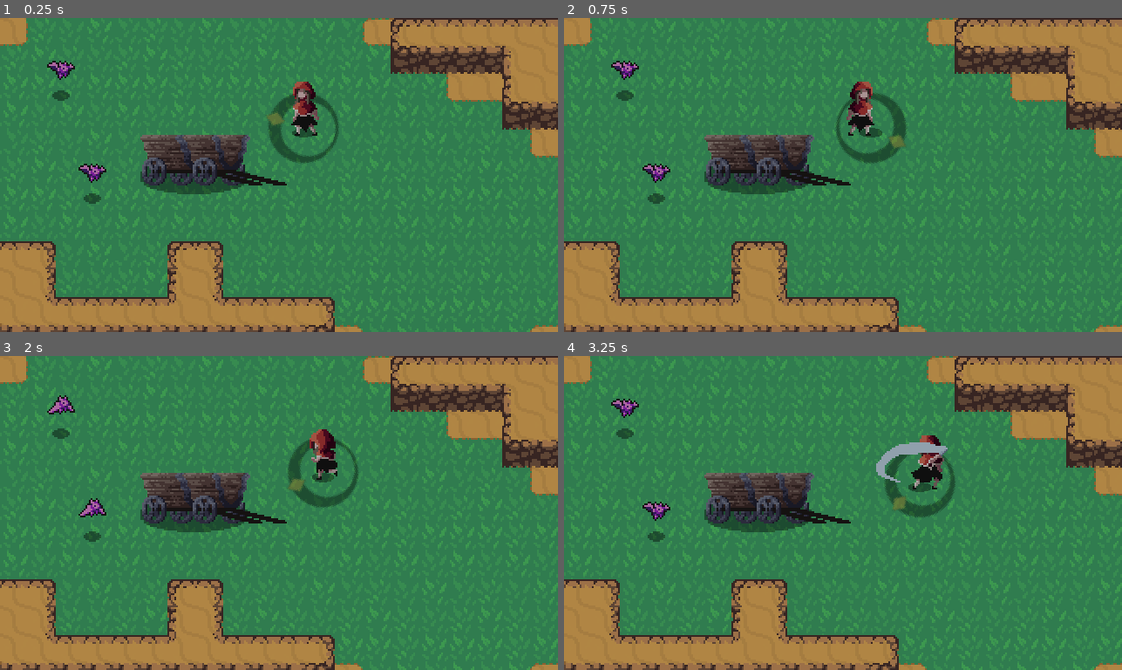
Above: before the commit, frames 1-4 (two rows, left to right).
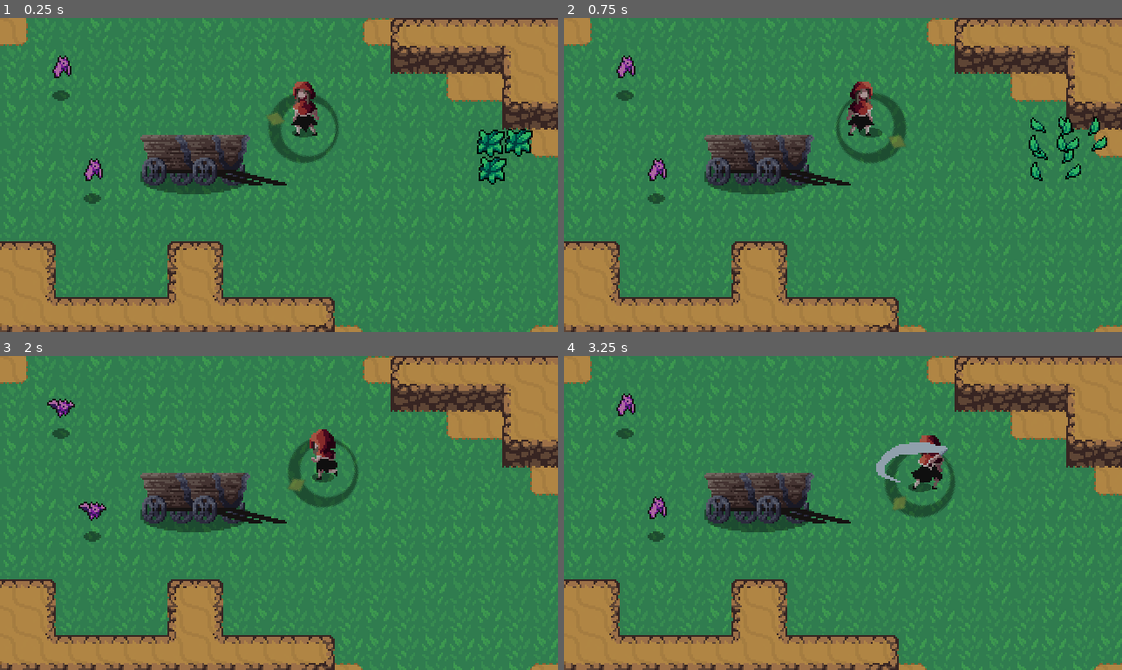
Above: after the commit, the same moments.

Repository: 2BytesGoat/godot-games
Game: Godot game, scene res://World/World.tscn
Same seed, same stepped clock (60 frames per second), same inputs: the game is played once before the commit and once after it. Before the commit the project starts from res://World.tscn.
Inputs (mouse positions are in pixels of both pictures, inside the frame that each line leads up to):
- Up to frame 1 (0.25 s): no input
- Up to frame 2 (0.75 s): move the mouse to (965, 159) at 0.52 s; hold Right (ui_right) from 0.53 s (still down); click (965, 159) at 0.6 s
- Up to frame 3 (2 s): move the mouse to (167, 528) at 1.27 s; release Right (ui_right) at 1.28 s; hold Down (ui_down) from 1.28 s (still down); click (167, 528) at 1.35 s
- Up to frame 4 (3.25 s): move the mouse to (898, 443) at 2.02 s; release Down (ui_down) at 2.03 s; hold Right (ui_right) 2.03-2.78 s; right-click (898, 443) at 2.1 s; click (898, 443) at 2.3 s; move the mouse to (815, 575) at 2.77 s; hold Up (ui_up) from 2.78 s (still down); click (815, 575) at 2.85 s

The runs differ from the first frame. In frame 1, 1.4% of the frame differs, in the area x 8-96%, y 11-54%; in frame 2, 1.3%; in frame 3, 0.4%; in frame 4, 0.4%.

Commit message:
Add destroying grass

Diff:
--- a/hearthbeast_with_a_twist/Enemies/Bat.tscn
+++ b/hearthbeast_with_a_twist/Enemies/Bat.tscn
@@ -42,7 +42,7 @@
 position = Vector2( 0, -12 )
 frames = SubResource( 6 )
 animation = "fly"
-frame = 1
+frame = 4
 playing = true
 
 [node name="BatShadow" type="Sprite" parent="."]
--- /dev/null
+++ b/hearthbeast_with_a_twist/World/Grass.gd
@@ -0,0 +1,10 @@
+extends Node2D
+
+func _process(delta):
+	if Input.is_action_just_pressed("hero_attack"):
+		var GrassEffect = load("res://World/GrassEffect.tscn")
+		var grass_effect = GrassEffect.instance()
+		var world = get_tree().current_scene
+		world.add_child(grass_effect)
+		grass_effect.global_position = global_position
+		queue_free()
--- /dev/null
+++ b/hearthbeast_with_a_twist/World/Grass.tscn
@@ -0,0 +1,11 @@
+[gd_scene load_steps=3 format=2]
+
+[ext_resource path="res://World/Assets/Grass.png" type="Texture" id=1]
+[ext_resource path="res://World/Grass.gd" type="Script" id=2]
+
+[node name="Grass" type="Node2D"]
+script = ExtResource( 2 )
+
+[node name="Sprite" type="Sprite" parent="."]
+position = Vector2( 8, 8 )
+texture = ExtResource( 1 )
--- /dev/null
+++ b/hearthbeast_with_a_twist/World/GrassEffect.gd
@@ -0,0 +1,10 @@
+extends Node2D
+
+onready var animatedSprite = $AnimatedSprite
+
+# Called when the node enters the scene tree for the first time.
+func _ready():
+	animatedSprite.play("Animate")
+
+func _on_AnimatedSprite_animation_finished():
+	queue_free()
--- /dev/null
+++ b/hearthbeast_with_a_twist/World/GrassEffect.tscn
@@ -0,0 +1,41 @@
+[gd_scene load_steps=9 format=2]
+
+[ext_resource path="res://World/GrassEffect.gd" type="Script" id=1]
+[ext_resource path="res://Effects/GrassEffect.png" type="Texture" id=2]
+
+[sub_resource type="AtlasTexture" id=1]
+atlas = ExtResource( 2 )
+region = Rect2( 0, 0, 32, 32 )
+
+[sub_resource type="AtlasTexture" id=2]
+atlas = ExtResource( 2 )
+region = Rect2( 32, 0, 32, 32 )
+
+[sub_resource type="AtlasTexture" id=3]
+atlas = ExtResource( 2 )
+region = Rect2( 64, 0, 32, 32 )
+
+[sub_resource type="AtlasTexture" id=4]
+atlas = ExtResource( 2 )
+region = Rect2( 96, 0, 32, 32 )
+
+[sub_resource type="AtlasTexture" id=5]
+atlas = ExtResource( 2 )
+region = Rect2( 128, 0, 32, 32 )
+
+[sub_resource type="SpriteFrames" id=6]
+animations = [ {
+"frames": [ SubResource( 1 ), SubResource( 2 ), SubResource( 3 ), SubResource( 4 ), SubResource( 5 ) ],
+"loop": false,
+"name": "Animate",
+"speed": 10.0
+} ]
+
+[node name="GrassEffect" type="Node2D"]
+script = ExtResource( 1 )
+
+[node name="AnimatedSprite" type="AnimatedSprite" parent="."]
+position = Vector2( 8, 8 )
+frames = SubResource( 6 )
+animation = "Animate"
+[connection signal="animation_finished" from="AnimatedSprite" to="." method="_on_AnimatedSprite_animation_finished"]
--- a/hearthbeast_with_a_twist/World.tscn
+++ b/hearthbeast_with_a_twist/World/World.tscn
@@ -1,15 +1,16 @@
-[gd_scene load_steps=56 format=2]
+[gd_scene load_steps=57 format=2]
 
 [ext_resource path="res://Objects/Carriage.tscn" type="PackedScene" id=1]
 [ext_resource path="res://Player/Player.tscn" type="PackedScene" id=2]
-[ext_resource path="res://World/Assets/GrassBackground.png" type="Texture" id=3]
-[ext_resource path="res://World/Assets/DirtTileset.png" type="Texture" id=4]
-[ext_resource path="res://World/Assets/CliffTileset.png" type="Texture" id=5]
-[ext_resource path="res://Enemies/Bat.tscn" type="PackedScene" id=6]
+[ext_resource path="res://Enemies/Bat.tscn" type="PackedScene" id=3]
+[ext_resource path="res://World/Assets/CliffTileset.png" type="Texture" id=4]
+[ext_resource path="res://World/Assets/DirtTileset.png" type="Texture" id=5]
+[ext_resource path="res://World/Assets/GrassBackground.png" type="Texture" id=6]
+[ext_resource path="res://World/Grass.tscn" type="PackedScene" id=7]
 
 [sub_resource type="TileSet" id=1]
 0/name = "DirtTileset.png 0"
-0/texture = ExtResource( 4 )
+0/texture = ExtResource( 5 )
 0/tex_offset = Vector2( 0, 0 )
 0/modulate = Color( 1, 1, 1, 1 )
 0/region = Rect2( 0, 0, 176, 80 )
@@ -486,11 +487,14 @@
 [node name="Background" type="TextureRect" parent="."]
 margin_right = 322.0
 margin_bottom = 182.0
-texture = ExtResource( 3 )
+texture = ExtResource( 6 )
 stretch_mode = 2
 __meta__ = {
 "_edit_use_anchors_": false
 }
+
+[node name="Grass" parent="Background" instance=ExtResource( 7 )]
+position = Vector2( 274.432, 79.6225 )
 
 [node name="DirtPathTileMap" type="TileMap" parent="."]
 modulate = Color( 0.89, 0.89, 0.6675, 0.960784 )
@@ -511,11 +515,17 @@
 [node name="Player" parent="YSort" instance=ExtResource( 2 )]
 position = Vector2( 174.066, 52.9765 )
 
-[node name="Bat" parent="YSort" instance=ExtResource( 6 )]
+[node name="Bat" parent="YSort" instance=ExtResource( 3 )]
 position = Vector2( 35.077, 44.6209 )
 
-[node name="Bat2" parent="YSort" instance=ExtResource( 6 )]
+[node name="Bat2" parent="YSort" instance=ExtResource( 3 )]
 position = Vector2( 53.1082, 103.311 )
 
 [node name="Carriage" parent="YSort" instance=ExtResource( 1 )]
 position = Vector2( 118.469, 74.0588 )
+
+[node name="Grass" parent="." instance=ExtResource( 7 )]
+position = Vector2( 289.635, 63.7126 )
+
+[node name="Grass2" parent="." instance=ExtResource( 7 )]
+position = Vector2( 273.372, 64.0662 )
--- a/hearthbeast_with_a_twist/project.godot
+++ b/hearthbeast_with_a_twist/project.godot
@@ -16,7 +16,7 @@
 [application]
 
 config/name="TwistHearthBeast"
-run/main_scene="res://World.tscn"
+run/main_scene="res://World/World.tscn"
 
 [display]
 
Binary file added: hearthbeast_with_a_twist/Effects/GrassEffect.png
Binary file added: hearthbeast_with_a_twist/World/Assets/Grass.png
Not shown: 1 places in hearthbeast_with_a_twist/World/World.tscn that only renumber resources
